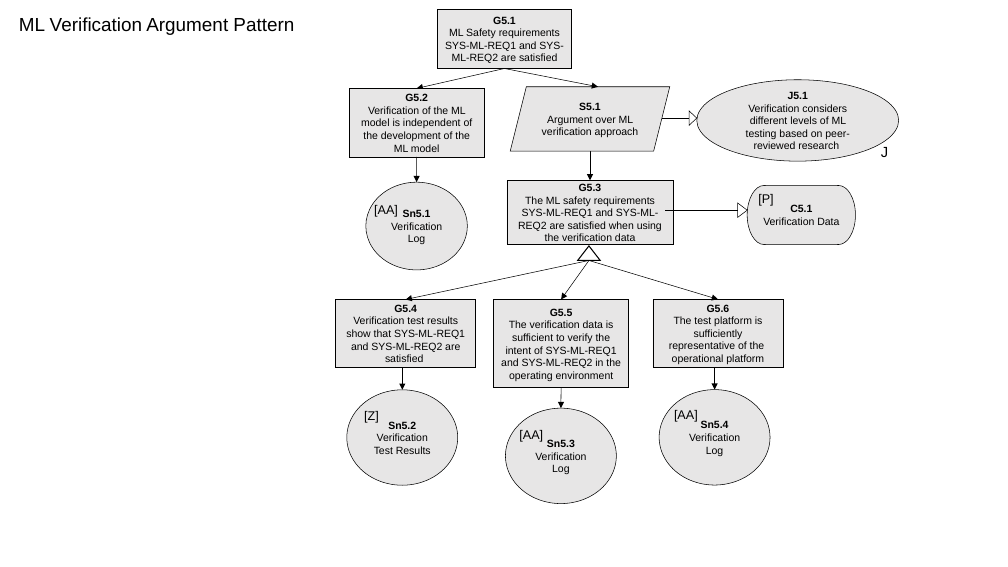
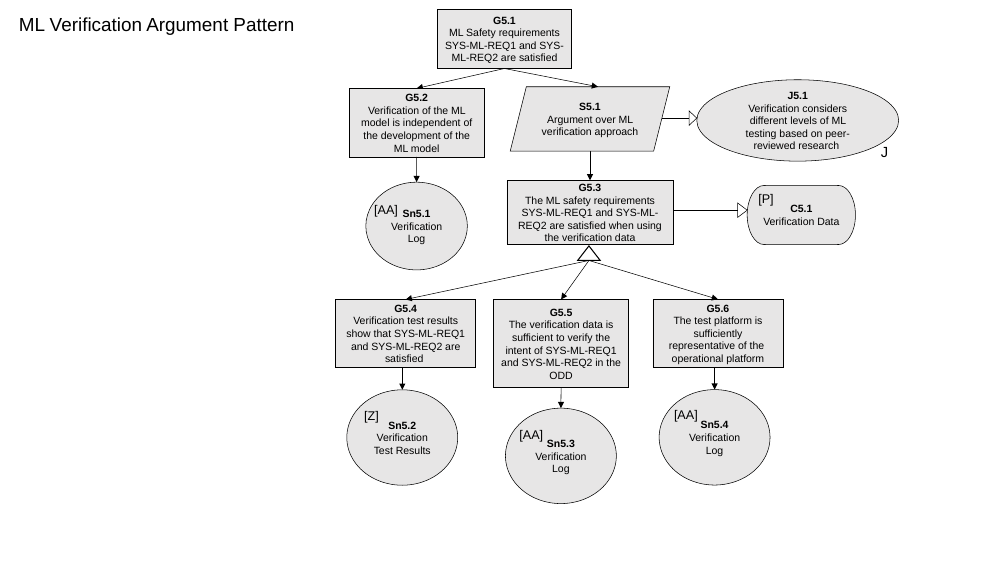
Before and after one commit to RI-SE/smirk, a slide deck: slide 8 of docs/figures/figures.pptx (slide 7 before the commit). Drawn at 1008x567 pixels with LibreOffice and Linux fonts; fonts in the diff are those of the drawing. Boxes give left, top, right and bottom in pixels: in the first picture for what was removed or moved away, otherwise in the second. Text is boxed around its words. In the diff, an @@ line names an element or a change of style, - is before the commit and + after.

```diff
--- a/docs/figures/figures.pptx
+++ b/docs/figures/figures.pptx
@@ text in rectangle at <box>501,320,621,379</box>: text changed @@
-The verification data is sufficient to verify the intent of SYS-ML-REQ1 and SYS-ML-REQ2 in the operating environment
+The verification data is sufficient to verify the intent of SYS-ML-REQ1 and SYS-ML-REQ2 in the ODD
```
Also in this commit, not shown: 3 other slides changed, 1 slide added.
